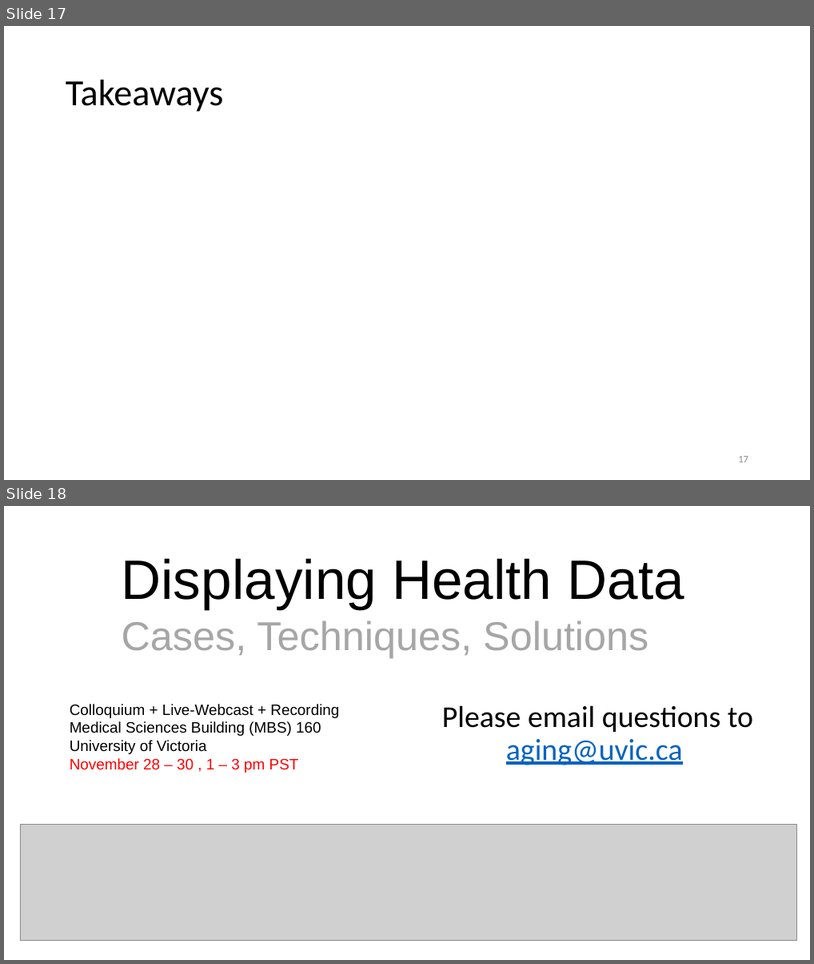
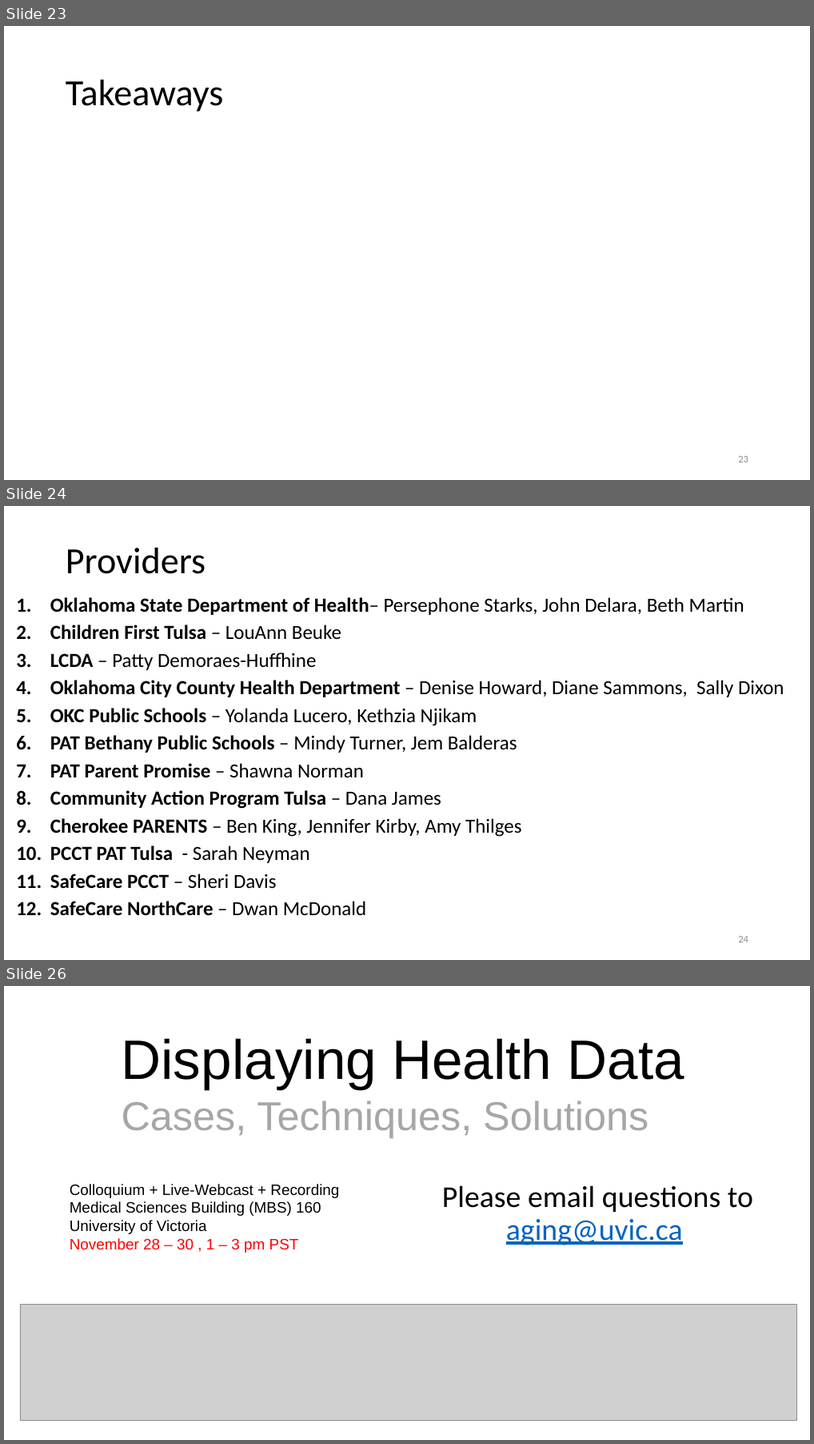
Before and after one commit to dss-ialh/displaying-health-data, a slide deck: documentation/products/beasley/dhd-2018-uvic-3-a-beasley-2018-11-29.pptx. Shown one above the other, each under a label of ours: slides 17 and 18 before the commit, slides 23, 24 and 26 after it; the slides between them are not shown. The pictures are 814x964 and 814x1444 pixels, drawn with LibreOffice and Linux fonts; fonts in the diff are those of the drawing; grey boxes stand for pictures. Boxes give left, top, right and bottom in pixels: in the first picture for what was removed or moved away, otherwise in the second. Text is boxed around its words. In the diff, an @@ line names an element or a change of style, - is before the commit and + after.

```diff
--- a/documentation/products/beasley/dhd-2018-uvic-3-a-beasley-2018-11-29.pptx
+++ b/documentation/products/beasley/dhd-2018-uvic-3-a-beasley-2018-11-29.pptx
@@ slide 24 added at bbox=[4, 506, 810, 960], background #FFFFFF @@
@@ title added at bbox=[66, 548, 206, 574], 44 pt, text #000000 @@
+Providers
@@ text added at bbox=[50, 597, 785, 916], 23.8 pt, text #000000 @@
+1. Oklahoma State Department of Health– Persephone Starks, John Delara, Beth Martin
+2. Children First Tulsa – LouAnn Beuke
+3. LCDA – Patty Demoraes-Huffhine
+4. Oklahoma City County Health Department – Denise Howard, Diane Sammons, Sally Dixon
+5. OKC Public Schools – Yolanda Lucero, Kethzia Njikam
+6. PAT Bethany Public Schools – Mindy Turner, Jem Balderas
+7. PAT Parent Promise – Shawna Norman
+8. Community Action Program Tulsa – Dana James
+9. Cherokee PARENTS – Ben King, Jennifer Kirby, Amy Thilges
+10. PCCT PAT Tulsa - Sarah Neyman
+11. SafeCare PCCT – Sheri Davis
+12. SafeCare NorthCare – Dwan McDonald
@@ page number added at bbox=[738, 936, 749, 942], 12 pt, text #8C8C8C @@
+24
@@ what was slide 17 is now slide 23 @@
@@ page number at bbox=[738, 456, 749, 462]: text changed @@
-17
+23
@@ what was slide 18 is now slide 26 @@
```
Also in this commit, not shown: 6 slides changed, 13 other slides added, 6 slides removed.
